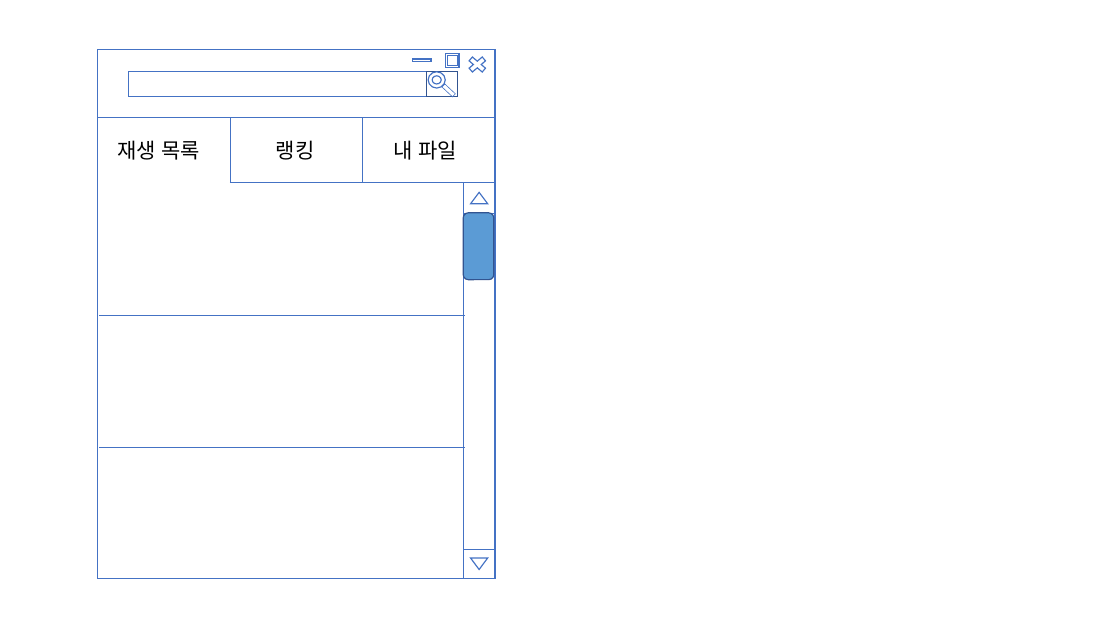
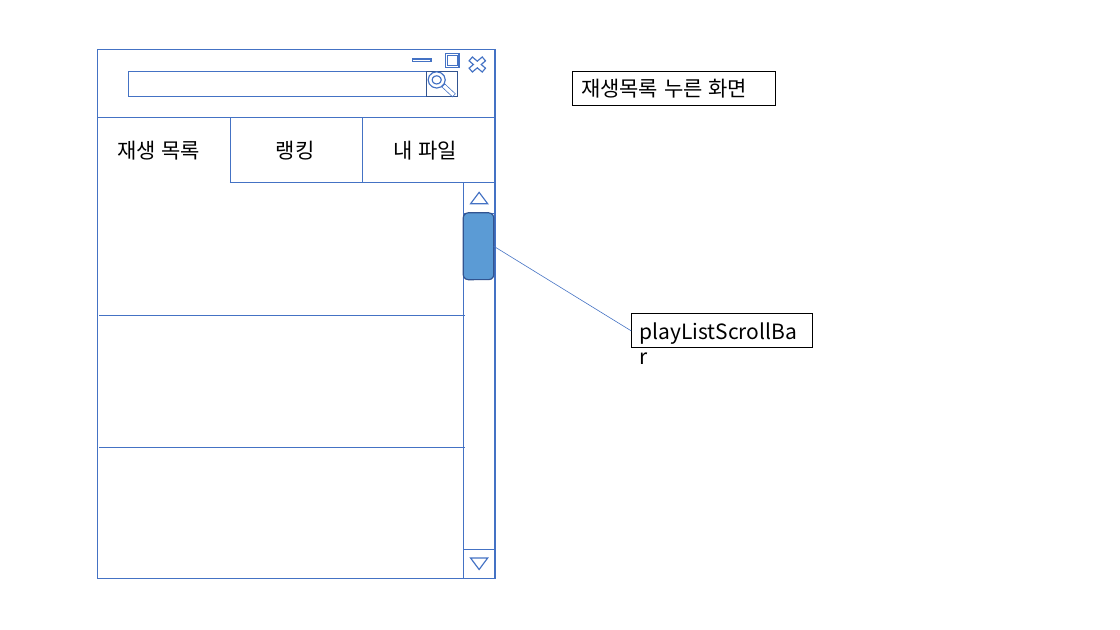
Before and after one commit to shinkeonkim/peachpitch, a slide deck: slide 4 of docs/디자인이름짓기.pptx. Drawn at 1120x630 pixels with LibreOffice and Linux fonts; fonts in the diff are those of the drawing. Boxes give left, top, right and bottom in pixels: in the first picture for what was removed or moved away, otherwise in the second. Text is boxed around its words. In the diff, an @@ line names an element or a change of style, - is before the commit and + after.

```diff
--- a/docs/디자인이름짓기.pptx
+++ b/docs/디자인이름짓기.pptx
@@ rectangle added at box(573, 71, 776, 105), outline #000000 0.75 pt, 18 pt, text #000000 @@
+재생목록 누른 화면
@@ line added from (494, 246) to (632, 331), #4472C4 0.5 pt @@
@@ rectangle added at box(632, 314, 812, 348), outline #000000 0.75 pt, 18 pt, text #000000 @@
+playListScrollBar
```
Also in this commit, not shown: 2 other slides changed.
